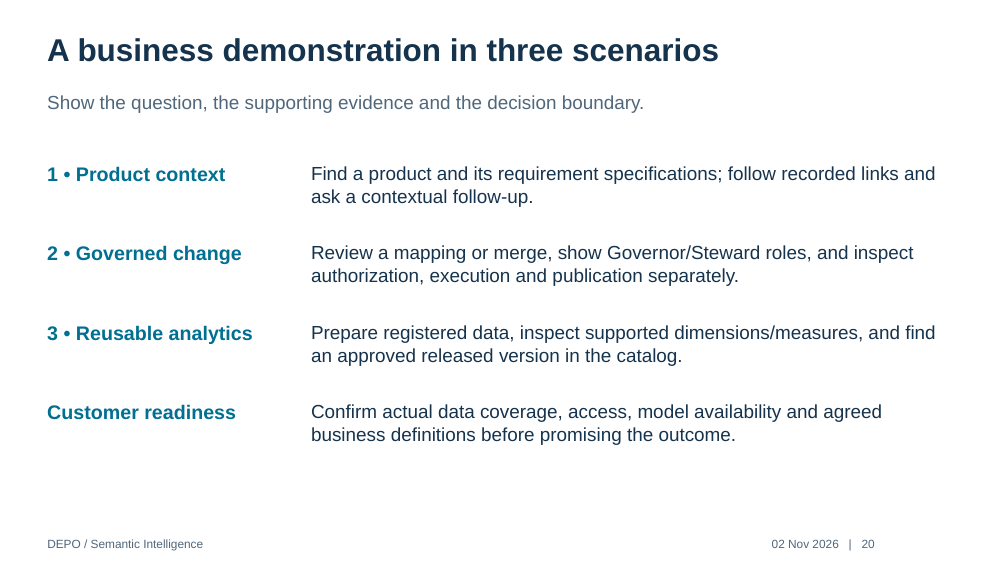
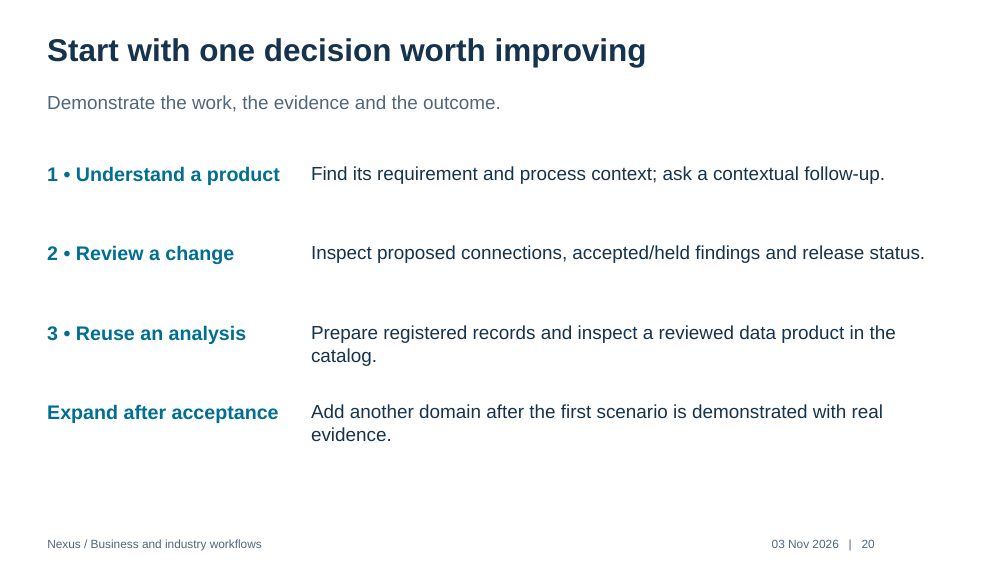
Before and after one commit to dparitosh/PMem, a slide deck: slide 20 of deliverables/DEPO-Workflow-Audited.pptx. Drawn at 1008x567 pixels with LibreOffice and Linux fonts; fonts in the diff are those of the drawing. Boxes give left, top, right and bottom in pixels: in the first picture for what was removed or moved away, otherwise in the second. Text is boxed around its words. In the diff, an @@ line names an element or a change of style, - is before the commit and + after.

Commit message:
Rewrite Nexus business literature with industry workflow diagrams

```diff
--- a/deliverables/DEPO-Workflow-Audited.pptx
+++ b/deliverables/DEPO-Workflow-Audited.pptx
@@ text at [47, 38, 647, 67]: text changed @@
-A business demonstration in three scenarios
+Start with one decision worth improving
@@ text at [47, 95, 501, 112]: text changed @@
-Show the question, the supporting evidence and the decision boundary.
+Demonstrate the work, the evidence and the outcome.
@@ text at [47, 166, 280, 185]: text changed @@
-1 • Product context
+1 • Understand a product
@@ text at [311, 166, 885, 184]: text changed @@
-Find a product and its requirement specifications; follow recorded links and ask a contextual follow-up.
+Find its requirement and process context; ask a contextual follow-up.
@@ text at [47, 245, 234, 264]: text changed @@
-2 • Governed change
+2 • Review a change
@@ text at [311, 245, 926, 263]: text changed @@
-Review a mapping or merge, show Governor/Steward roles, and inspect authorization, execution and publication separately.
+Inspect proposed connections, accepted/held findings and release status.
@@ text at [47, 325, 247, 344]: text changed @@
-3 • Reusable analytics
+3 • Reuse an analysis
@@ text at [311, 325, 896, 366]: text changed @@
-Prepare registered data, inspect supported dimensions/measures, and find an approved released version in the catalog.
+Prepare registered records and inspect a reviewed data product in the catalog.
@@ text at [47, 404, 279, 423]: text changed @@
-Customer readiness
+Expand after acceptance
@@ text at [311, 404, 883, 441]: text changed @@
-Confirm actual data coverage, access, model availability and agreed business definitions before promising the outcome.
+Add another domain after the first scenario is demonstrated with real evidence.
@@ text at [47, 539, 262, 550]: text changed @@
-DEPO / Semantic Intelligence
+Nexus / Business and industry workflows
```
Also in this commit, not shown: 8 other slides changed, 11 slides added, 11 slides removed, 10 other files.
